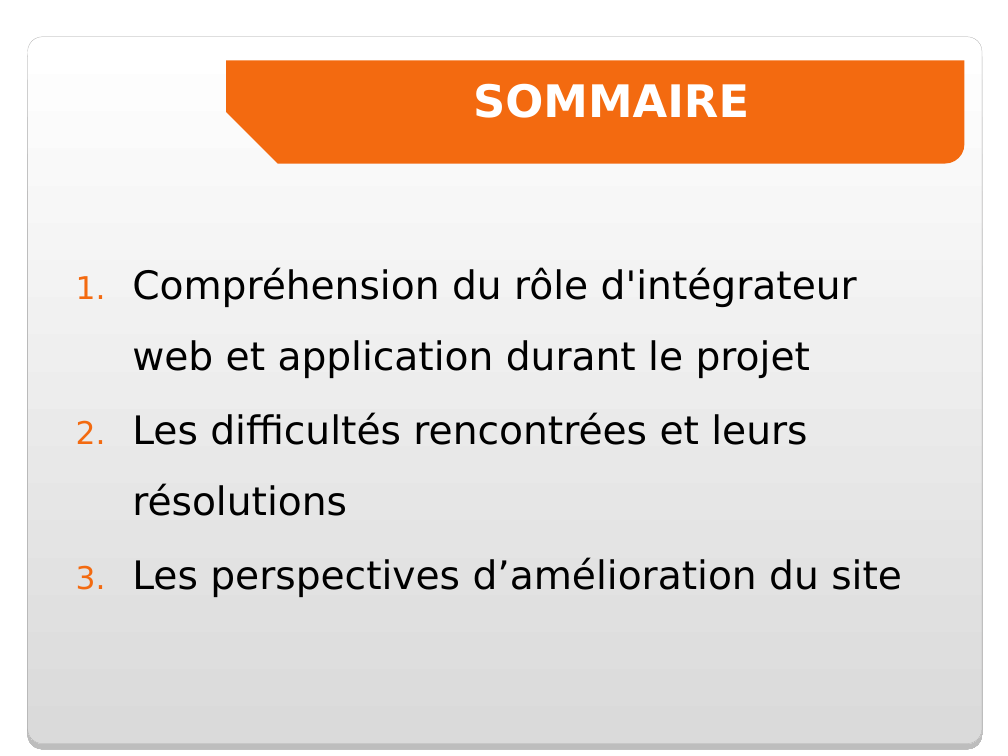
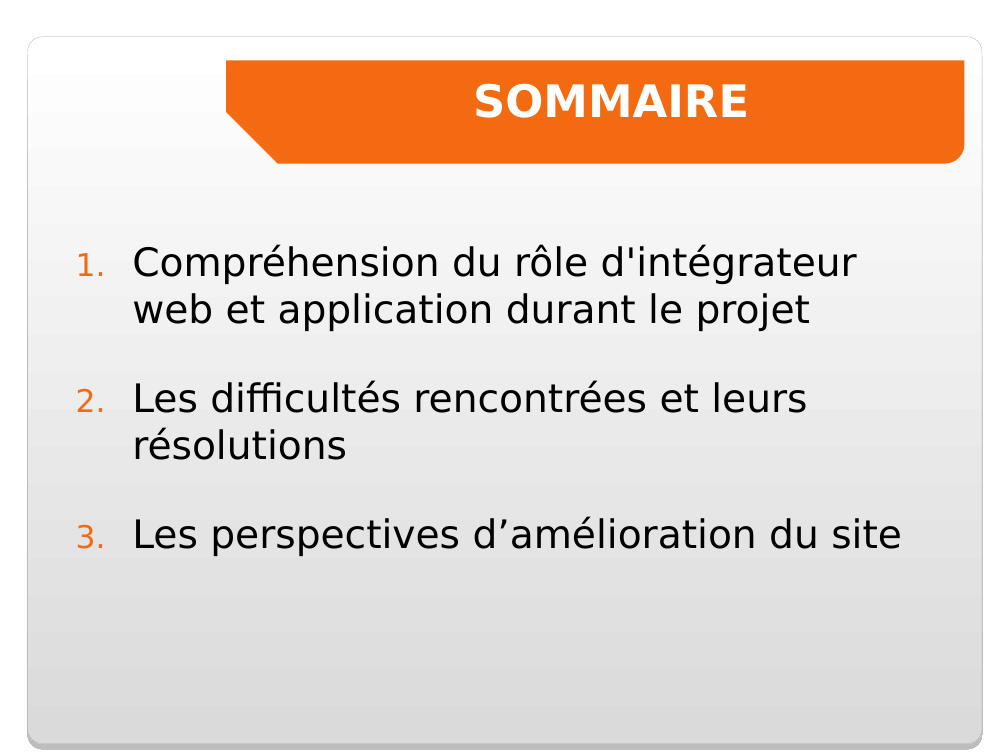
Before and after one commit to Liliaze/Recreer_une_maquette_OC_DWJ_P1, a slide deck: slide 2 of pres_soutenance.ppt. Drawn at 1008x756 pixels with LibreOffice and Linux fonts; fonts in the diff are those of the drawing; background and template pictures are left out. Boxes give left, top, right and bottom in pixels: in the first picture for what was removed or moved away, otherwise in the second. Text is boxed around its words. In the diff, an @@ line names an element or a change of style, - is before the commit and + after.

```diff
--- a/pres_soutenance.ppt
+++ b/pres_soutenance.ppt
@@ text "Compréhension du rôle d'intégrateur web ..." at bbox=[132, 244, 902, 556]: line spacing 1.5 to 1; more space between paragraphs @@
```
Also in this commit, not shown: 7 other slides changed, 4 other files.
